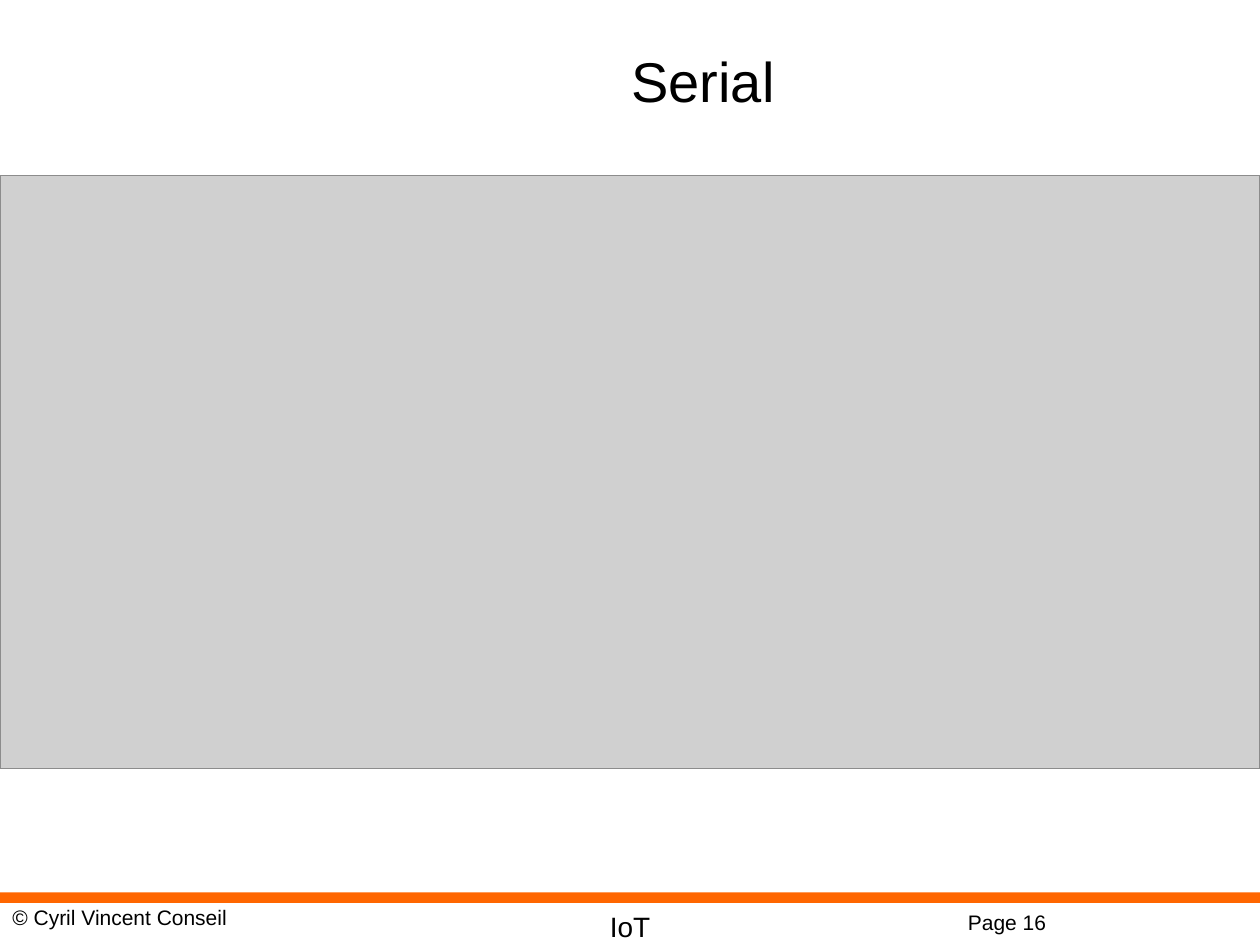
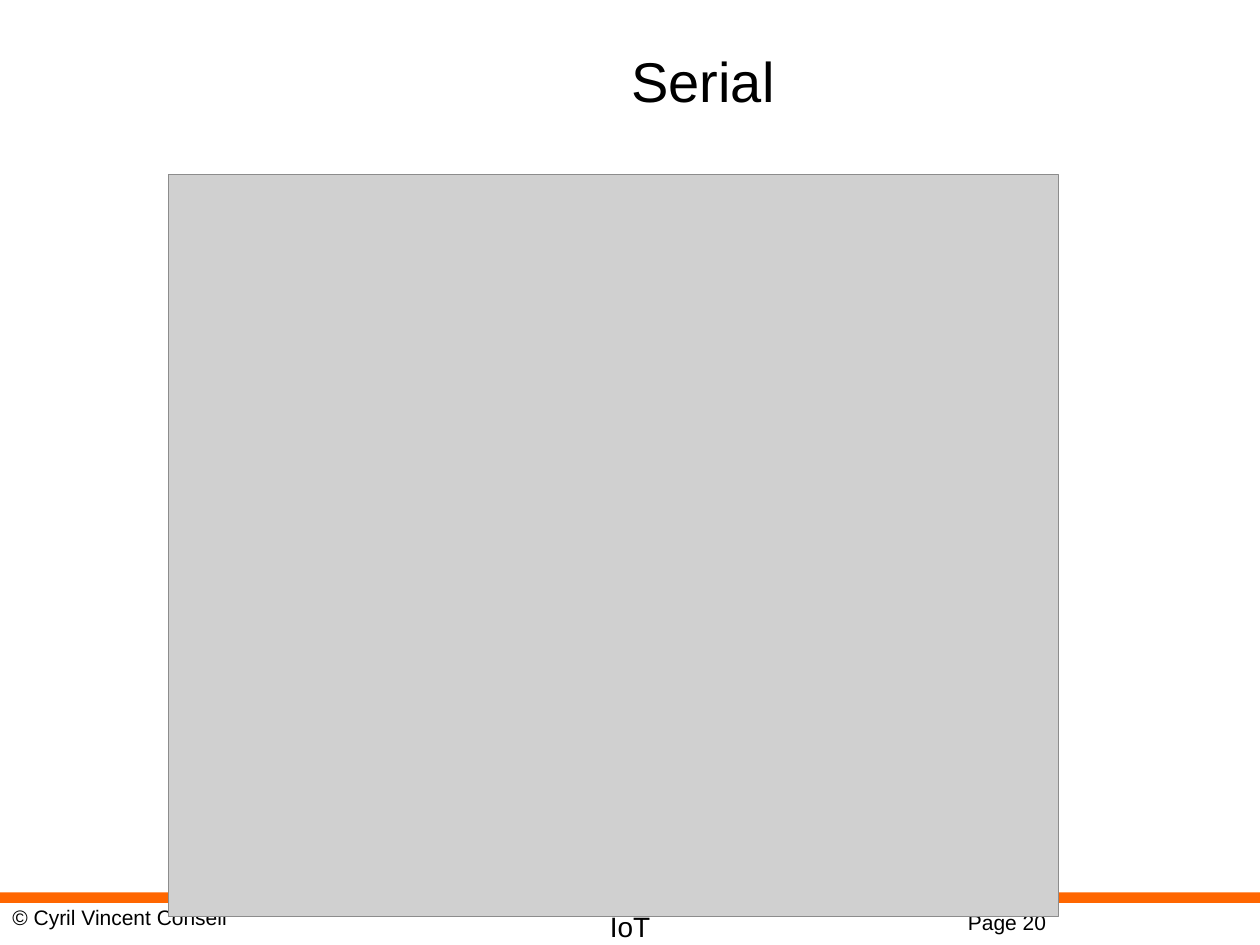
Before and after one commit to cyrilvincent/IoT, a slide deck: slide 20 of ppt/IoT20-MicropythonBus.pptx (slide 16 before the commit). Drawn at 1260x945 pixels with LibreOffice and Linux fonts; fonts in the diff are those of the drawing; grey boxes stand for pictures; background and template pictures are left out. Boxes give left, top, right and bottom in pixels: in the first picture for what was removed or moved away, otherwise in the second. Text is boxed around its words. In the diff, an @@ line names an element or a change of style, - is before the commit and + after.

```diff
--- a/ppt/IoT20-MicropythonBus.pptx
+++ b/ppt/IoT20-MicropythonBus.pptx
@@ picture: place and size @@
-picture at box(0, 176, 1260, 770)
+picture at box(169, 175, 1058, 917)
@@ page number at box(968, 916, 1046, 934): text changed @@
-Page 16
+Page 20
```
Also in this commit, not shown: 4 slides added, 1 slide removed, 5 other files.
